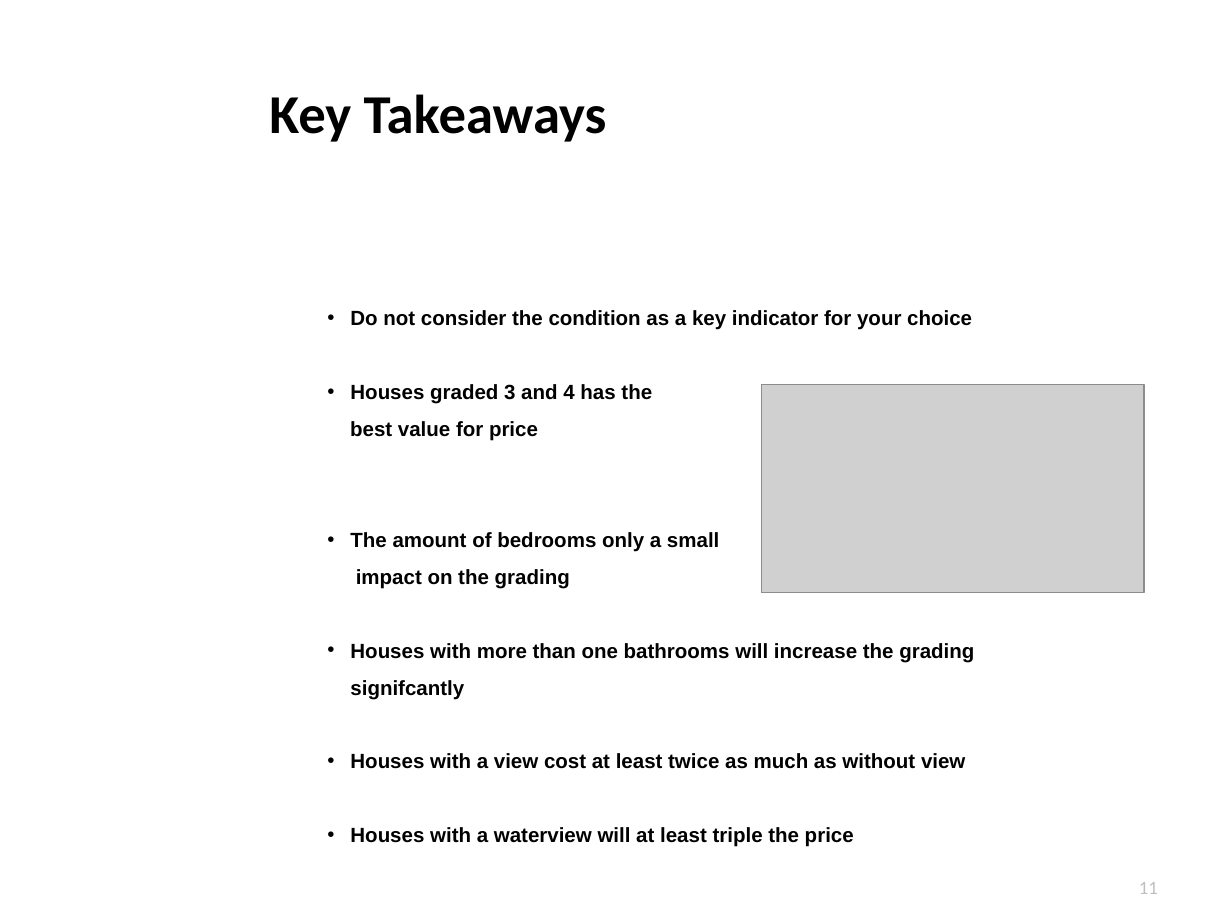
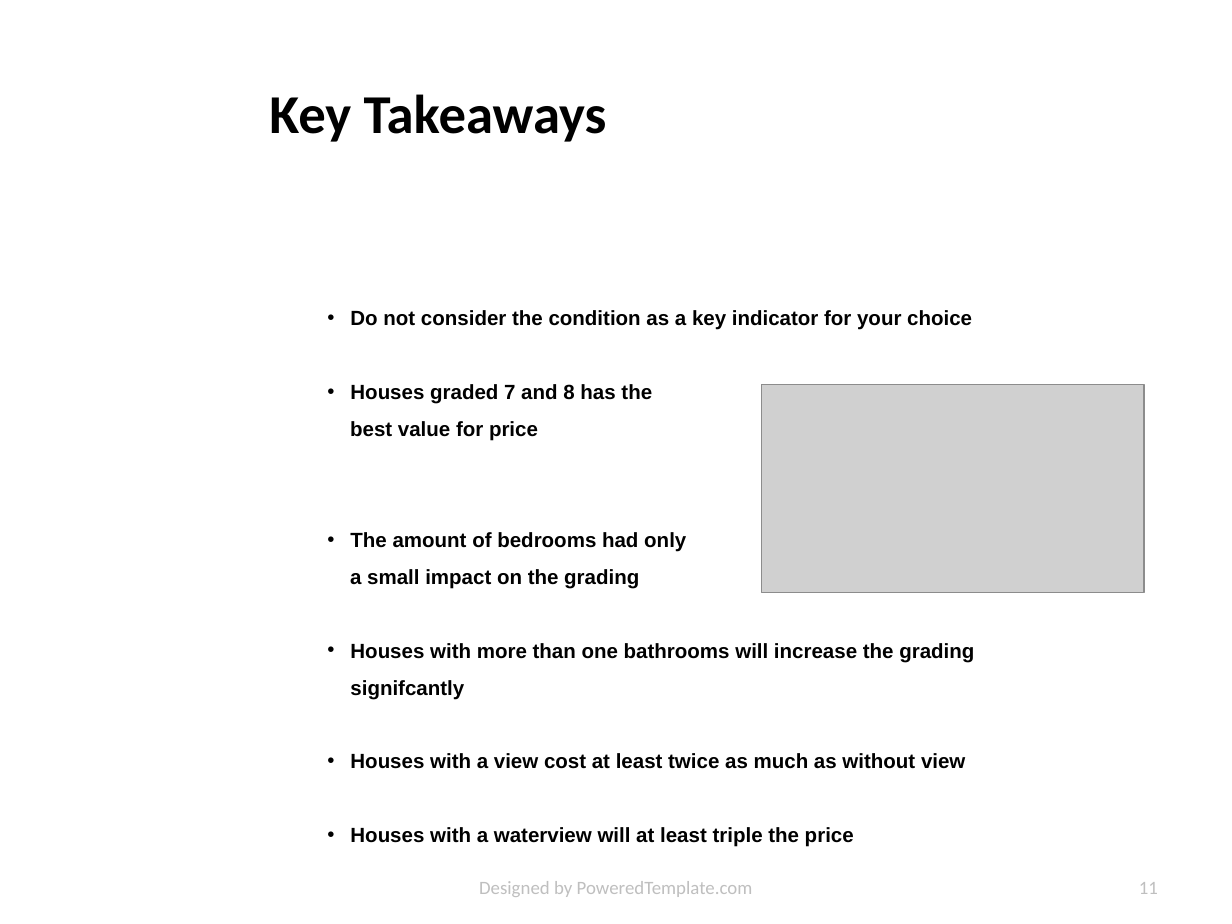
Before and after one commit to argv1/1st-small-EDA, a slide deck: slide 11 of slides/King_County_EDA.pptx. Drawn at 1232x924 pixels with LibreOffice and Linux fonts; fonts in the diff are those of the drawing; grey boxes stand for pictures; background and template pictures are left out. Boxes give left, top, right and bottom in pixels: in the first picture for what was removed or moved away, otherwise in the second. Text is boxed around its words. In the diff, an @@ line names an element or a change of style, - is before the commit and + after.

```diff
--- a/slides/King_County_EDA.pptx
+++ b/slides/King_County_EDA.pptx
@@ text at (350, 384, 652, 404): text changed @@
-• Houses graded 3 and 4 has the
+• Houses graded 7 and 8 has the
@@ text at (350, 532, 686, 589): text changed @@
-• The amount of bedrooms only a small
-impact on the grading
+• The amount of bedrooms had only
+a small impact on the grading
@@ text added at (479, 881, 753, 897), 11 pt, text #BFBFBF @@
+Designed by PoweredTemplate.com
```
Also in this commit, not shown: 11 other slides changed, 1 other file.
